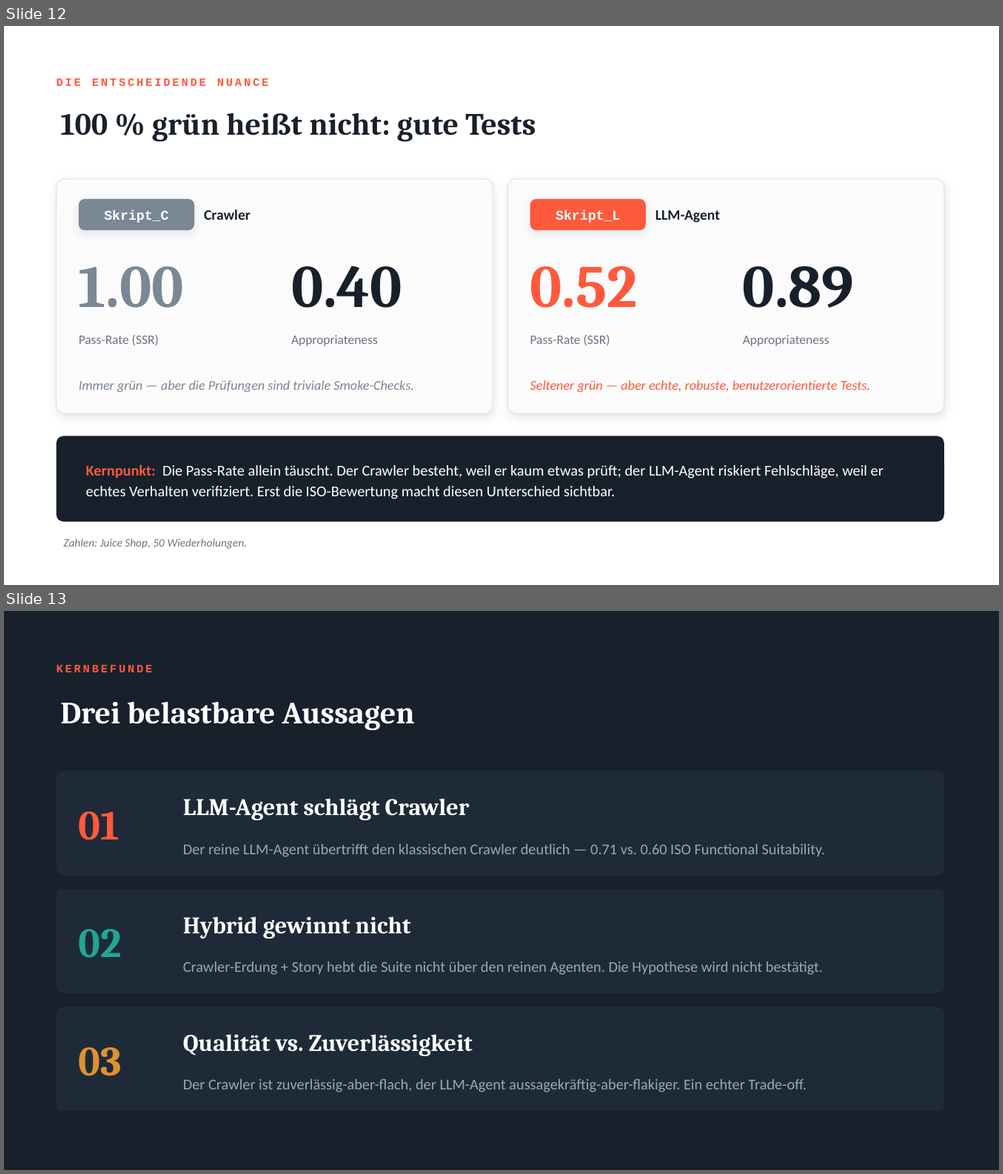
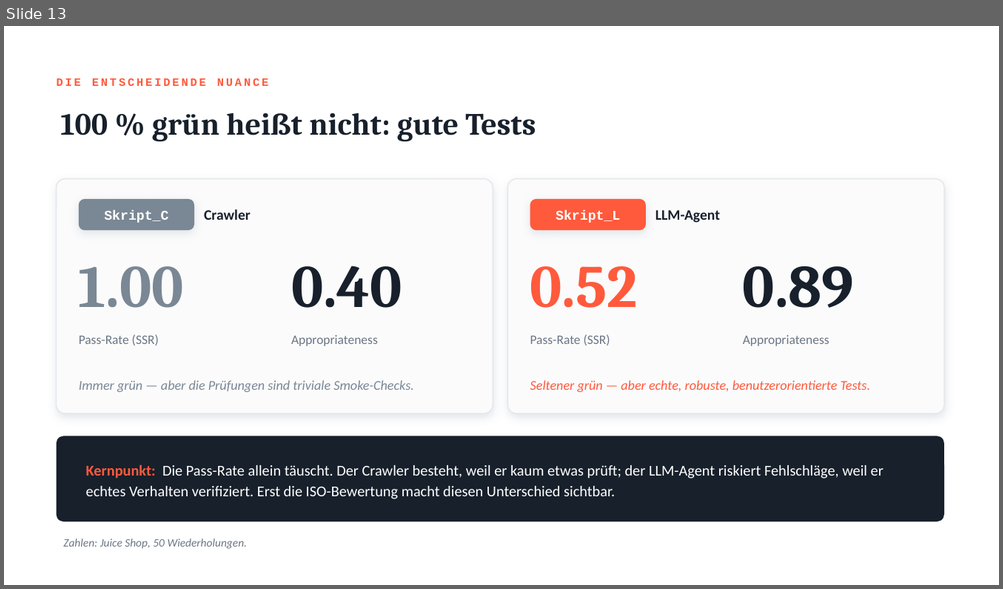
Before and after one commit to philippmelikidis/testgeneration-benchmark, a slide deck: presentation/Endpraesentation_LLM_vs_Crawler.pptx. Shown one above the other, each under a label of ours: slides 12 and 13 before the commit, slide 13 after it. The pictures are 1003x1174 and 1003x589 pixels, drawn with LibreOffice and Linux fonts; fonts in the diff are those of the drawing. Boxes give left, top, right and bottom in pixels: in the first picture for what was removed or moved away, otherwise in the second. Text is boxed around its words. In the diff, an @@ line names an element or a change of style, - is before the commit and + after.

```diff
--- a/presentation/Endpraesentation_LLM_vs_Crawler.pptx
+++ b/presentation/Endpraesentation_LLM_vs_Crawler.pptx
@@ slide 13 removed at (4,611,999,1170), background #17202B @@
@@ text removed at (57,665,153,672) @@
-KERNBEFUNDE
@@ text removed at (60,702,415,731) @@
-Drei belastbare Aussagen
@@ rounded rectangle removed at (57,772,944,876) @@
@@ text removed at (183,798,469,820) @@
-LLM-Agent schlägt Crawler
@@ text removed at (79,812,119,840) @@
-01
@@ text removed at (183,844,825,857) @@
-Der reine LLM-Agent übertrifft den klassischen Crawler deutlich — 0.71 vs. 0.60 ISO Functional Suitability.
@@ rounded rectangle removed at (57,889,944,994) @@
@@ text removed at (183,917,411,939) @@
-Hybrid gewinnt nicht
@@ text removed at (79,929,122,958) @@
-02
@@ text removed at (183,962,822,975) @@
-Crawler-Erdung + Story hebt die Suite nicht über den reinen Agenten. Die Hypothese wird nicht bestätigt.
@@ rounded rectangle removed at (57,1007,944,1112) @@
@@ text removed at (79,1048,122,1076) @@
-03
@@ text removed at (183,1034,472,1056) @@
-Qualität vs. Zuverlässigkeit
@@ text removed at (183,1079,805,1093) @@
-Der Crawler ist zuverlässig-aber-flach, der LLM-Agent aussagekräftig-aber-flakiger. Ein echter Trade-off.
@@ what was slide 12 is now slide 13 @@
```
Also in this commit, not shown: 3 slides changed, 2 slides added, 1 other file.
